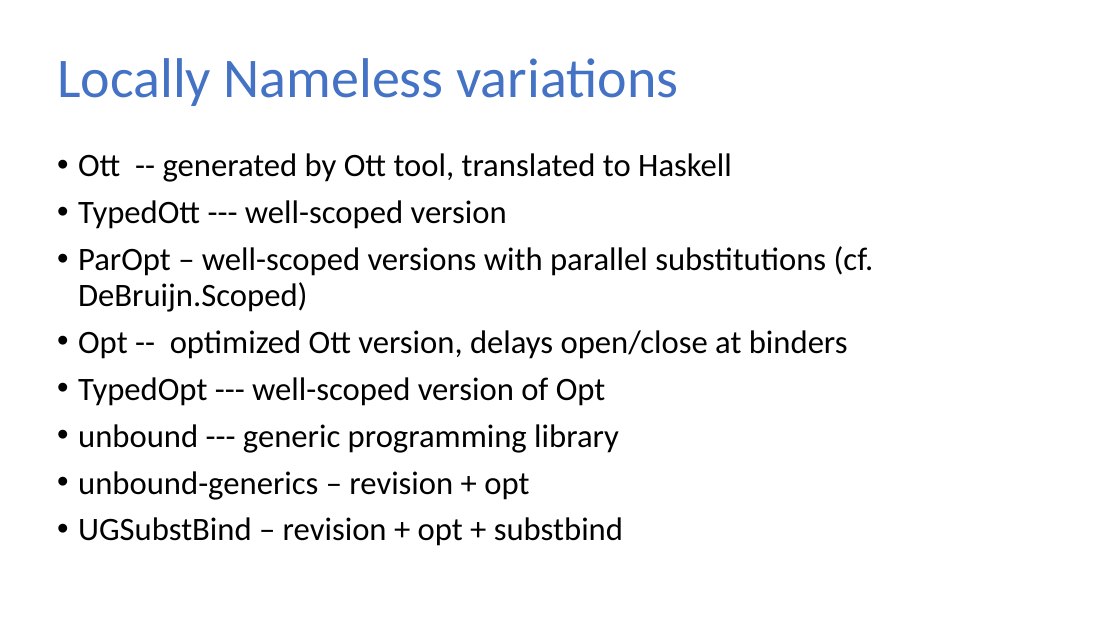
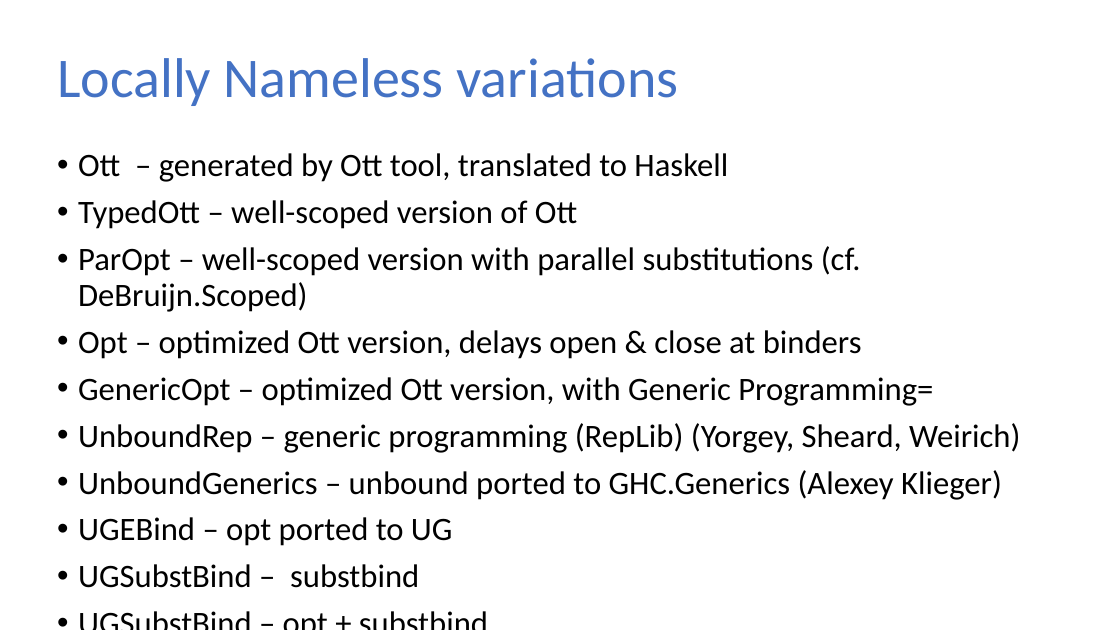
Before and after one commit to sweirich/lambda-n-ways, a slide deck: slide 38 of plclub-2021.pptx (slide 39 before the commit). Drawn at 1120x630 pixels with LibreOffice and Linux fonts; fonts in the diff are those of the drawing. Boxes give left, top, right and bottom in pixels: in the first picture for what was removed or moved away, otherwise in the second. Text is boxed around its words. In the diff, an @@ line names an element or a change of style, - is before the commit and + after.

```diff
--- a/plclub-2021.pptx
+++ b/plclub-2021.pptx
@@ text at (x1=78, y1=153, x2=1020, y2=546): text changed @@
-• Ott -- generated by Ott tool, translated to Haskell
-• TypedOtt --- well-scoped version
-• ParOpt – well-scoped versions with parallel substitutions (cf. DeBruijn.Scoped)
-• Opt -- optimized Ott version, delays open/close at binders
-• TypedOpt --- well-scoped version of Opt
-• unbound --- generic programming library
-• unbound-generics – revision + opt
-• UGSubstBind – revision + opt + substbind
+• Ott – generated by Ott tool, translated to Haskell
+• TypedOtt – well-scoped version of Ott
+• ParOpt – well-scoped version with parallel substitutions (cf. DeBruijn.Scoped)
+• Opt – optimized Ott version, delays open & close at binders
+• GenericOpt – optimized Ott version, with Generic Programming=
+• UnboundRep – generic programming (RepLib) (Yorgey, Sheard, Weirich)
+• UnboundGenerics – unbound ported to GHC.Generics (Alexey Klieger)
+• UGEBind – opt ported to UG
+• UGSubstBind – substbind
+• UGSubstBind – opt + substbind
```
Also in this commit, not shown: 12 other slides changed, 1 slide added, 2 slides removed, 13 other files.
